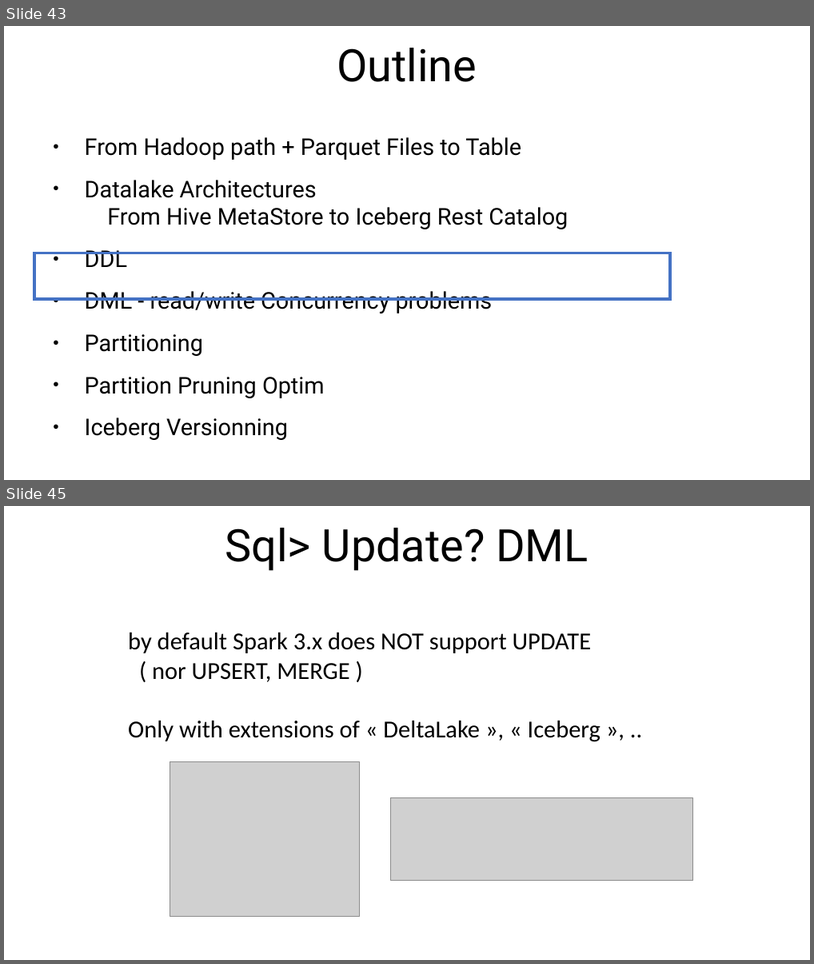
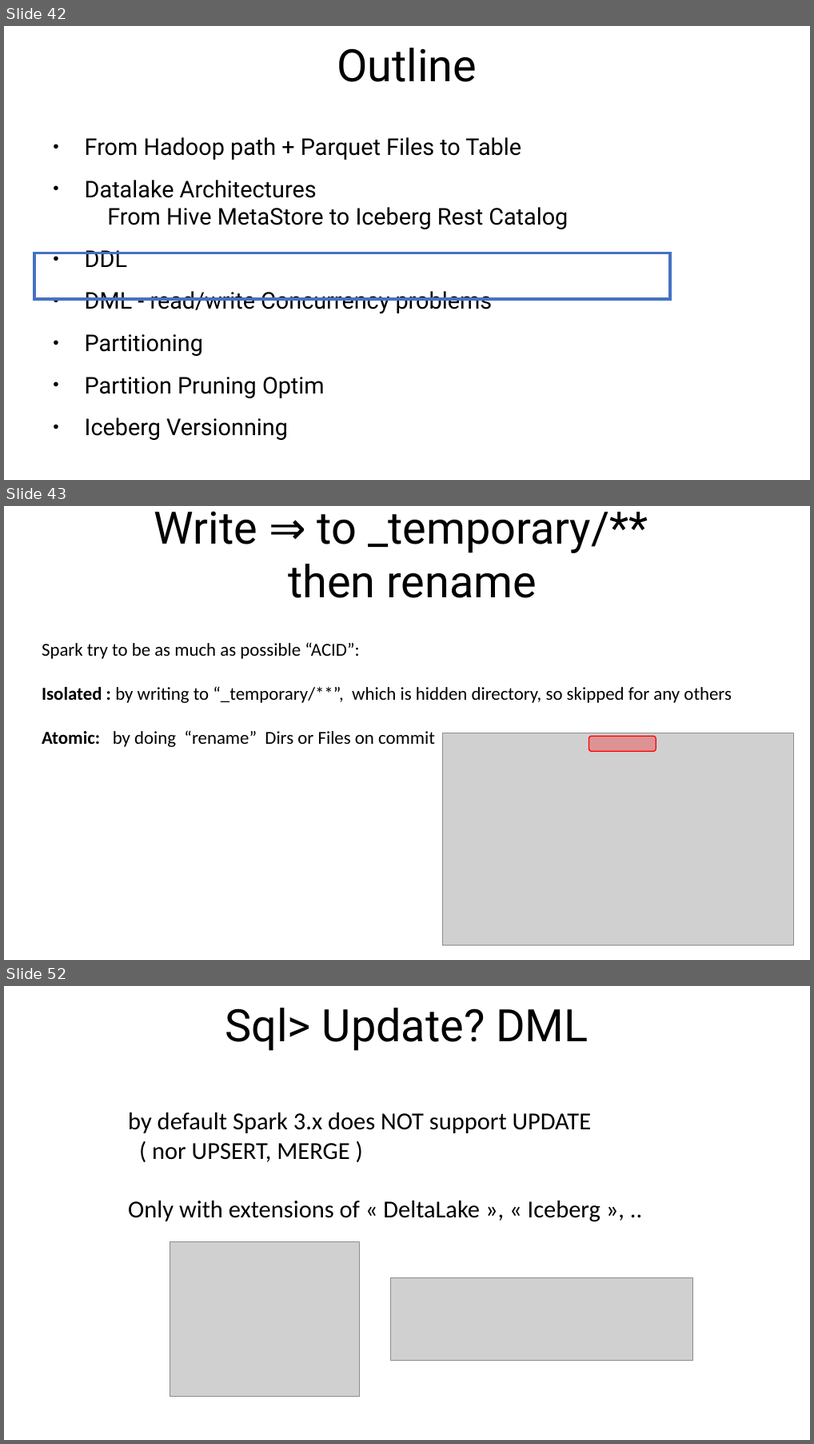
Before and after one commit to Arnaud-Nauwynck/presentations, a slide deck: pres-bigdata/7-Sql-to-Hadoop-files-parquet-metastore.pptx. Shown one above the other, each under a label of ours: slides 43 and 45 before the commit, slides 42, 43 and 52 after it; the slides between them are not shown. The pictures are 814x964 and 814x1444 pixels, drawn with LibreOffice and Linux fonts; fonts in the diff are those of the drawing; grey boxes stand for pictures. Boxes give left, top, right and bottom in pixels: in the first picture for what was removed or moved away, otherwise in the second. Text is boxed around its words. In the diff, an @@ line names an element or a change of style, - is before the commit and + after.

```diff
--- a/pres-bigdata/7-Sql-to-Hadoop-files-parquet-metastore.pptx
+++ b/pres-bigdata/7-Sql-to-Hadoop-files-parquet-metastore.pptx
@@ slide 43 added at bbox=[4, 506, 810, 960], background #FFFFFF @@
@@ title added at bbox=[154, 511, 648, 598], 44 pt, text #000000 @@
+Write ⇒ to _temporary/**
+then rename
@@ text added at bbox=[42, 642, 732, 747], 18 pt, text #000000 @@
+Spark try to be as much as possible “ACID”:
+Isolated : by writing to “_temporary/**”, which is hidden directory, so skipped for any others
+Atomic: by doing “rename” Dirs or Files on commit
@@ picture added at bbox=[443, 733, 795, 945] @@
@@ rounded rectangle added at bbox=[590, 736, 657, 751], fill #FF0000 at 29% opacity, outline #FF0000 1 pt @@
@@ what was slide 43 is now slide 42 @@
@@ what was slide 45 is now slide 52 @@
```
Also in this commit, not shown: 3 slides changed, 6 other slides added, 1 slide removed, 1 other file.
